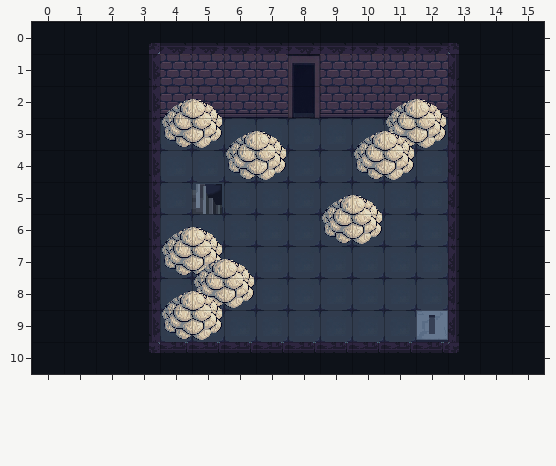
One commit to this Tiled map: assets/map/Disposal.tmx. Above is the file before it was changed.
Cells are 32x32 px. Shown: x 0..15, y 0..10.
And afterwards:
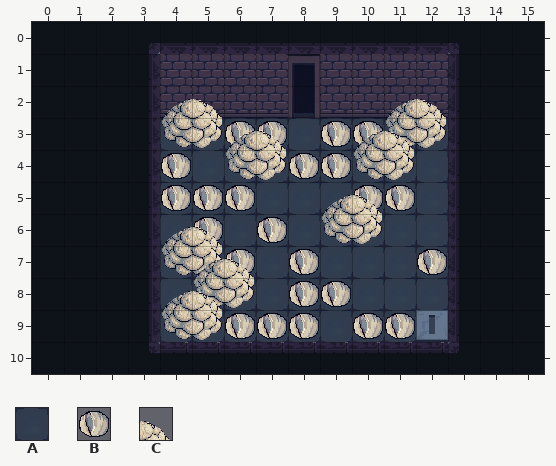
Key: from "wallfloor": A 40, B 220, C 223.
_ is an empty cell.
Tiles of an added or newly shown layer are drawn over the layers below it.
Changes in this commit:
Layer "Floor_Hide" (now shown):
y 5: x 5 _ -> A
Layer "Small_Cocon" (now shown):
y 3: x 6..7 __ -> BB; x 9..10 __ -> BB
y 4: x 4 _ -> B; x 8..9 __ -> BB
y 5: x 4..6 ___ -> BBB; x 10..11 __ -> BB
y 6: x 5 _ -> B; x 7 _ -> B
y 7: x 6 _ -> B; x 8 _ -> B; x 12 _ -> B
y 8: x 8..9 __ -> BB
y 9: x 6..8 ___ -> BBB; x 10..11 __ -> BB
Layer "Big_Cocoon1":
y 6: x 5 C -> _
Layer "Overhead" (added):
y 6: x 5 _ -> C
Changed places in both pictures, as pixel boxes (x1, y1, x2, y2):
changed: (161, 121, 415, 339)
added: (417, 249, 447, 275)
